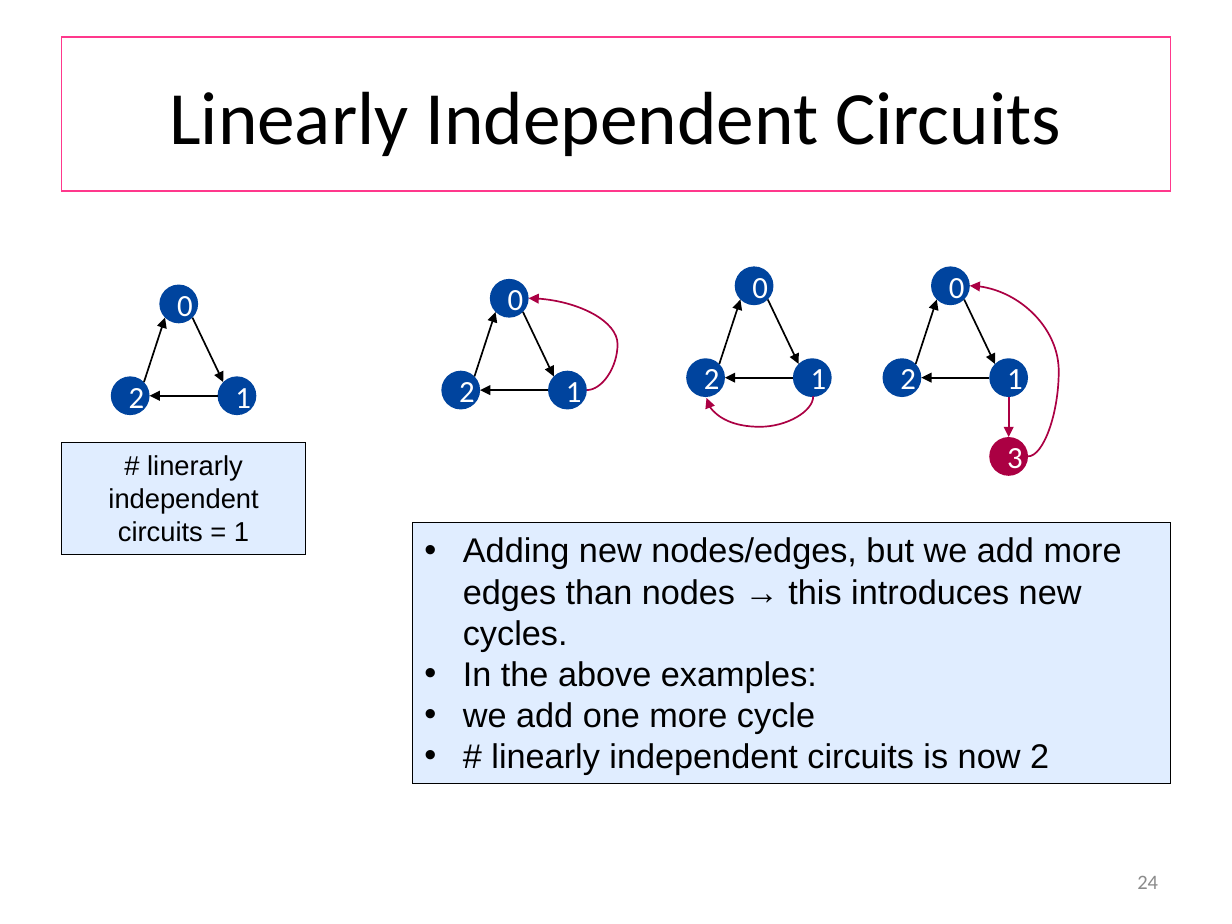
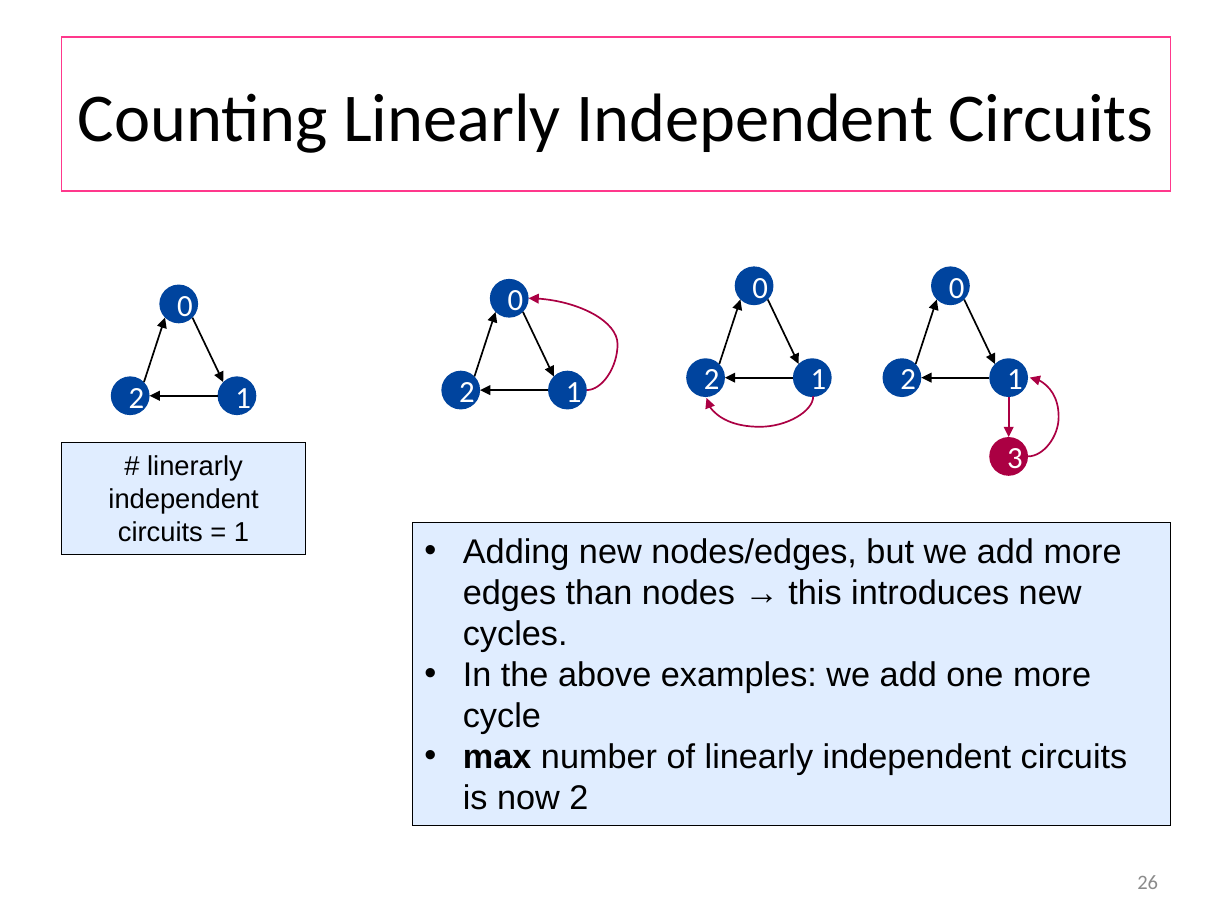
Before and after one commit to wooshrow/b3stv, a slide deck: slide 26 of slides/gbt.pptx (slide 24 before the commit). Drawn at 1232x924 pixels with LibreOffice and Linux fonts; fonts in the diff are those of the drawing. Boxes give left, top, right and bottom in pixels: in the first picture for what was removed or moved away, otherwise in the second. Text is boxed around its words. In the diff, an @@ line names an element or a change of style, - is before the commit and + after.

```diff
--- a/slides/gbt.pptx
+++ b/slides/gbt.pptx
@@ title at (78,93,1153,153): text changed; size 44 to 40 pt @@
-Linearly Independent Circuits
+Counting Linearly Independent Circuits
@@ curved arrow moved from (1029, 457) - (970, 286) to (1029, 457) - (1030, 378) @@
@@ rectangle "Adding new nodes/edges, but we ...": place and size @@
-rectangle "Adding new nodes/edges, but we ..." at (413,522,1170,784)
+rectangle "Adding new nodes/edges, but we ..." at (413,522,1170,825)
@@ text in rectangle at (463,661,1128,810): text changed @@
-• In the above examples:
-• we add one more cycle
-• # linearly independent circuits is now 2
+• In the above examples: we add one more cycle
+• max number of linearly independent circuits is now 2
@@ page number at (1137,875,1158,889): text changed @@
-24
+26
```
Also in this commit, not shown: 9 other slides changed, 2 slides added, 7 other files.
